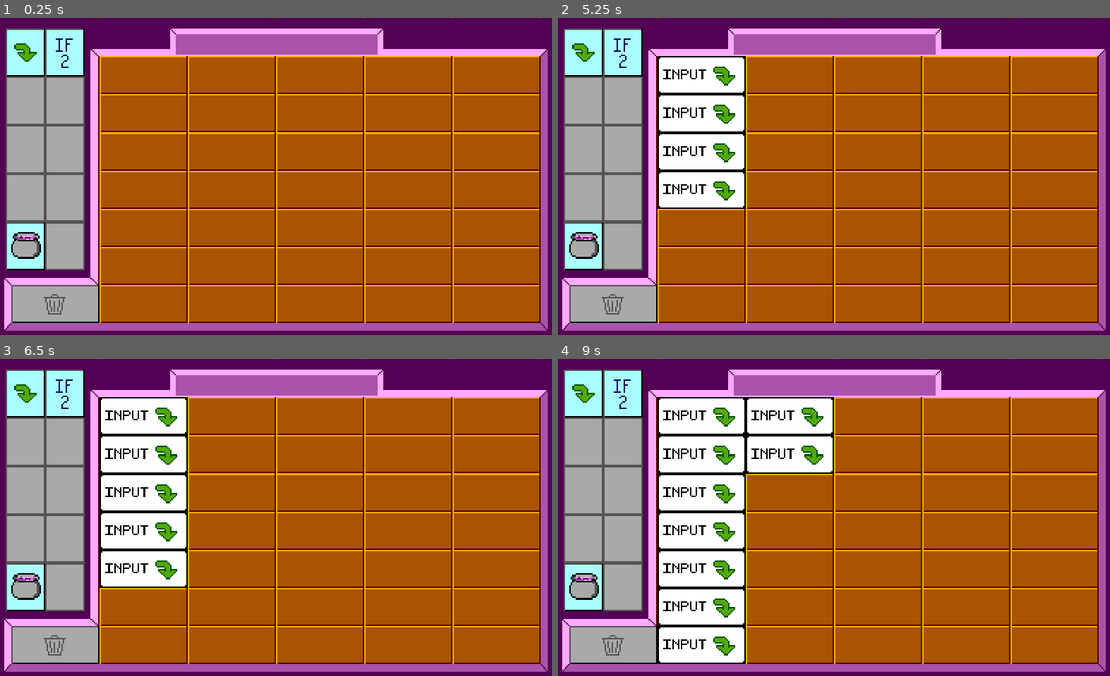
Above: before the commit, frames 1-4 (two rows, left to right).
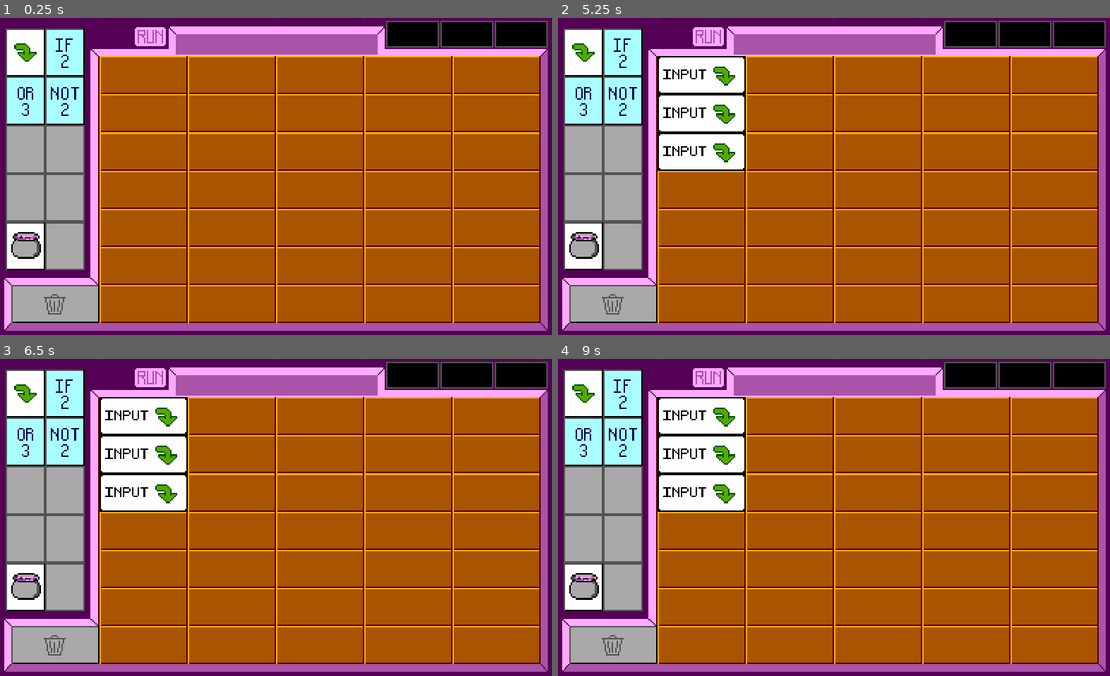
Above: after the commit, the same moments.

Repository: moxvallix/gemhacker-godot
Game: Godot game, scene res://game_window.tscn
The game is run twice, just before and just after one commit, with the same random seed, the same clock (stepped at 60 frames per second) and the same inputs.
Inputs (mouse positions are in pixels of both pictures, inside the frame that each line leads up to):
- Up to frame 1 (0.25 s): no input
- Up to frame 2 (5.25 s): click (585, 52) at 0.52 s; click (707, 37) at 1.27 s; click (585, 52) at 2.02 s; click (707, 37) at 2.77 s; click (585, 52) at 3.52 s; click (707, 37) at 4.27 s; tap Enter at 5 s; move the mouse to (960, 160) at 5.02 s; tap Shift (ui_shift) at 5.1 s
- Up to frame 3 (6.5 s): click (402, 501) at 5.3 s; tap Space at 5.75 s; move the mouse to (165, 533) at 5.77 s; click (165, 533) at 5.85 s; tap Shift (ui_shift) at 6.05 s
- Up to frame 4 (9 s): tap Enter at 6.5, 8 s; move the mouse to (889, 447) at 6.52 s; tap Shift (ui_shift) at 6.6, 7.55, 8.1 s; click (889, 447) at 6.8 s; tap Space at 7.25, 8.75 s; move the mouse to (806, 580) at 7.27 s; click (806, 580) at 7.35 s; move the mouse to (1005, 565) at 8.02 s; click (1005, 565) at 8.3 s; move the mouse to (662, 469) at 8.77 s; click (662, 469) at 8.85 s

The runs differ from the first frame. In frame 1, 6.5% of the frame differs, in the area x 1-100%, y 0-80%; in frame 2, 8.4%; in frame 3, 10%; in frame 4, 18%, in the area x 1-100%, y 0-97%.

Commit message:
feat(gameplay): implements more cards, smoother drag and drop

Diff:
--- a/game_window.tscn
+++ b/game_window.tscn
@@ -1,10 +1,14 @@
-[gd_scene load_steps=6 format=2]
+[gd_scene load_steps=10 format=2]
 
 [ext_resource path="res://assets/background.png" type="Texture" id=1]
-[ext_resource path="res://scenes/input_button.tscn" type="PackedScene" id=2]
+[ext_resource path="res://scenes/buttons/input_button.tscn" type="PackedScene" id=2]
 [ext_resource path="res://scripts/grid.gd" type="Script" id=3]
-[ext_resource path="res://scenes/craft_button.tscn" type="PackedScene" id=4]
-[ext_resource path="res://scenes/if_button.tscn" type="PackedScene" id=6]
+[ext_resource path="res://scenes/buttons/craft_button.tscn" type="PackedScene" id=4]
+[ext_resource path="res://scenes/buttons/or_button.tscn" type="PackedScene" id=5]
+[ext_resource path="res://scenes/buttons/if_button.tscn" type="PackedScene" id=6]
+[ext_resource path="res://scenes/ui/run_button.tscn" type="PackedScene" id=7]
+[ext_resource path="res://scenes/buttons/not_button.tscn" type="PackedScene" id=8]
+[ext_resource path="res://scripts/buttons/buttons-node.gd" type="Script" id=9]
 
 [node name="game_window" type="Node2D"]
 
@@ -22,6 +26,7 @@
 [node name="buttons" type="Control" parent="."]
 margin_right = 40.0
 margin_bottom = 40.0
+script = ExtResource( 9 )
 __meta__ = {
 "_edit_use_anchors_": false
 }
@@ -35,6 +40,22 @@
 [node name="if_button" parent="buttons" instance=ExtResource( 6 )]
 position = Vector2( 174.984, 34.995 )
 
+[node name="or_button" parent="buttons" instance=ExtResource( 5 )]
+position = Vector2( 40, 200 )
+
+[node name="not_button" parent="buttons" instance=ExtResource( 8 )]
+position = Vector2( 175, 200 )
+
+[node name="ui" type="Control" parent="."]
+margin_right = 40.0
+margin_bottom = 40.0
+__meta__ = {
+"_edit_use_anchors_": false
+}
+
+[node name="run_button" parent="ui" instance=ExtResource( 7 )]
+position = Vector2( 480, 30 )
+
 [node name="grid" type="Node2D" parent="."]
 script = ExtResource( 3 )
 imgscale = 5.0
@@ -44,3 +65,5 @@
 y_offset = 26
 x_start = 72
 y_start = 26
+
+[connection signal="card_created" from="grid" to="buttons" method="_on_grid_card_created"]
--- a/project.godot
+++ b/project.godot
@@ -38,6 +38,16 @@
 "events": [ Object(InputEventKey,"resource_local_to_scene":false,"resource_name":"","device":0,"alt":false,"shift":false,"control":false,"meta":false,"command":false,"pressed":false,"scancode":16777237,"unicode":0,"echo":false,"script":null)
  ]
 }
+ui_scroll_up={
+"deadzone": 0.5,
+"events": [ Object(InputEventMouseButton,"resource_local_to_scene":false,"resource_name":"","device":0,"alt":false,"shift":false,"control":false,"meta":false,"command":false,"button_mask":0,"position":Vector2( 0, 0 ),"global_position":Vector2( 0, 0 ),"factor":1.0,"button_index":4,"pressed":false,"doubleclick":false,"script":null)
+ ]
+}
+ui_scroll_down={
+"deadzone": 0.5,
+"events": [ Object(InputEventMouseButton,"resource_local_to_scene":false,"resource_name":"","device":0,"alt":false,"shift":false,"control":false,"meta":false,"command":false,"button_mask":0,"position":Vector2( 0, 0 ),"global_position":Vector2( 0, 0 ),"factor":1.0,"button_index":5,"pressed":false,"doubleclick":false,"script":null)
+ ]
+}
 
 [physics]
 
--- /dev/null
+++ b/project.sync-conflict-20211011-103445-6VHCFOQ.godot
@@ -0,0 +1,58 @@
+; Engine configuration file.
+; It's best edited using the editor UI and not directly,
+; since the parameters that go here are not all obvious.
+;
+; Format:
+;   [section] ; section goes between []
+;   param=value ; assign values to parameters
+
+config_version=4
+
+[application]
+
+config/name="project_game"
+run/main_scene="res://game_window.tscn"
+config/icon="res://icon.png"
+
+[autoload]
+
+Main="*res://scripts/main.gd"
+
+[display]
+
+window/size/width=1920
+window/size/height=1080
+window/stretch/mode="2d"
+window/stretch/aspect="keep"
+
+[input]
+
+ui_end={
+"deadzone": 0.5,
+"events": [ Object(InputEventKey,"resource_local_to_scene":false,"resource_name":"","device":0,"alt":false,"shift":false,"control":false,"meta":false,"command":false,"pressed":false,"scancode":16777230,"unicode":0,"echo":false,"script":null)
+ ]
+}
+ui_touch={
+"deadzone": 0.5,
+"events": [ Object(InputEventMouseButton,"resource_local_to_scene":false,"resource_name":"","device":0,"alt":false,"shift":false,"control":false,"meta":false,"command":false,"button_mask":0,"position":Vector2( 0, 0 ),"global_position":Vector2( 0, 0 ),"factor":1.0,"button_index":1,"pressed":false,"doubleclick":false,"script":null)
+ ]
+}
+ui_shift={
+"deadzone": 0.5,
+"events": [ Object(InputEventKey,"resource_local_to_scene":false,"resource_name":"","device":0,"alt":false,"shift":false,"control":false,"meta":false,"command":false,"pressed":false,"scancode":16777237,"unicode":0,"echo":false,"script":null)
+ ]
+}
+ui_fullscreen={
+"deadzone": 0.5,
+"events": [ Object(InputEventKey,"resource_local_to_scene":false,"resource_name":"","device":0,"alt":false,"shift":false,"control":false,"meta":false,"command":false,"pressed":false,"scancode":16777254,"unicode":0,"echo":false,"script":null)
+ ]
+}
+
+[physics]
+
+common/enable_pause_aware_picking=true
+
+[rendering]
+
+2d/snapping/use_gpu_pixel_snap=true
+environment/default_environment="res://default_env.tres"
--- a/scenes/card_buttons.tscn
+++ b/scenes/buttons/button.tscn
@@ -1,8 +1,8 @@
 [gd_scene load_steps=2 format=2]
 
-[ext_resource path="res://scripts/card_buttons.gd" type="Script" id=1]
+[ext_resource path="res://scripts/buttons/buttons.gd" type="Script" id=1]
 
-[node name="card_buttons" type="Node2D"]
+[node name="button" type="Node2D"]
 script = ExtResource( 1 )
 
 [node name="button" type="TextureButton" parent="."]
--- a/scenes/craft_button.tscn
+++ b/scenes/buttons/craft_button.tscn
@@ -1,6 +1,6 @@
 [gd_scene load_steps=3 format=2]
 
-[ext_resource path="res://scenes/card_buttons.tscn" type="PackedScene" id=1]
+[ext_resource path="res://scenes/buttons/button.tscn" type="PackedScene" id=1]
 [ext_resource path="res://assets/buttons/craft.png" type="Texture" id=2]
 
 [node name="craft_button" instance=ExtResource( 1 )]
--- a/scenes/if_button.tscn
+++ b/scenes/buttons/if_button.tscn
@@ -1,6 +1,6 @@
 [gd_scene load_steps=3 format=2]
 
-[ext_resource path="res://scenes/card_buttons.tscn" type="PackedScene" id=1]
+[ext_resource path="res://scenes/buttons/button.tscn" type="PackedScene" id=1]
 [ext_resource path="res://assets/buttons/if.png" type="Texture" id=2]
 
 [node name="if_button" instance=ExtResource( 1 )]
--- a/scenes/input_button.tscn
+++ b/scenes/buttons/input_button.tscn
@@ -1,6 +1,6 @@
 [gd_scene load_steps=3 format=2]
 
-[ext_resource path="res://scenes/card_buttons.tscn" type="PackedScene" id=1]
+[ext_resource path="res://scenes/buttons/button.tscn" type="PackedScene" id=1]
 [ext_resource path="res://assets/buttons/input.png" type="Texture" id=2]
 
 [node name="input_button" instance=ExtResource( 1 )]
--- /dev/null
+++ b/scenes/buttons/not_button.tscn
@@ -0,0 +1,10 @@
+[gd_scene load_steps=3 format=2]
+
+[ext_resource path="res://scenes/buttons/button.tscn" type="PackedScene" id=1]
+[ext_resource path="res://assets/buttons/not.png" type="Texture" id=2]
+
+[node name="not_button" instance=ExtResource( 1 )]
+card = "not"
+
+[node name="button" parent="." index="0"]
+texture_normal = ExtResource( 2 )
--- /dev/null
+++ b/scenes/buttons/or_button.tscn
@@ -0,0 +1,10 @@
+[gd_scene load_steps=3 format=2]
+
+[ext_resource path="res://scenes/buttons/button.tscn" type="PackedScene" id=1]
+[ext_resource path="res://assets/buttons/or.png" type="Texture" id=2]
+
+[node name="or_button" instance=ExtResource( 1 )]
+card = "or"
+
+[node name="button" parent="." index="0"]
+texture_normal = ExtResource( 2 )
--- a/scenes/cards/card.tscn
+++ b/scenes/cards/card.tscn
@@ -1,6 +1,6 @@
 [gd_scene load_steps=2 format=2]
 
-[ext_resource path="res://scripts/card.gd" type="Script" id=1]
+[ext_resource path="res://scripts/cards/card.gd" type="Script" id=1]
 
 [node name="card" type="Node2D"]
 script = ExtResource( 1 )
@@ -12,3 +12,5 @@
 __meta__ = {
 "_edit_use_anchors_": false
 }
+
+[node name="move_tween" type="Tween" parent="."]
--- a/scenes/cards/craft_card.tscn
+++ b/scenes/cards/craft_card.tscn
@@ -5,6 +5,7 @@
 
 [node name="craft_card" instance=ExtResource( 2 )]
 card = "craft"
+card_type = "action"
 
 [node name="TextureRect" parent="." index="0"]
 texture = ExtResource( 1 )
--- a/scenes/cards/if_card.tscn
+++ b/scenes/cards/if_card.tscn
@@ -1,27 +1,11 @@
-[gd_scene load_steps=5 format=2]
+[gd_scene load_steps=3 format=2]
 
-[ext_resource path="res://scripts/card.gd" type="Script" id=1]
 [ext_resource path="res://scenes/cards/card.tscn" type="PackedScene" id=2]
 [ext_resource path="res://assets/cards/if.png" type="Texture" id=3]
 
-[sub_resource type="PackedScene" id=1]
-_bundled = {
-"conn_count": 0,
-"conns": PoolIntArray(  ),
-"editable_instances": [  ],
-"names": PoolStringArray( "card", "Node2D", "script", "TextureRect", "TextureRect", "margin_right", "margin_bottom", "rect_scale", "__meta__" ),
-"node_count": 2,
-"node_paths": [ NodePath(".") ],
-"nodes": PoolIntArray( -1, -1, 1, 0, -1, 1, 2, 0, 0, 1073741824, 0, 4, 3, -1, 4, 5, 1, 6, 2, 7, 3, 8, 4, 0 ),
-"variants": [ ExtResource( 1 ), 60.0, 26.0, Vector2( 5, 5 ), {
-"_edit_use_anchors_": false
-} ],
-"version": 2
-}
-
 [node name="if_card" instance=ExtResource( 2 )]
 card = "if"
-materials = "single"
+card_type = "single"
 
 [node name="TextureRect" parent="." index="0"]
 texture = ExtResource( 3 )
--- a/scenes/cards/input_card.tscn
+++ b/scenes/cards/input_card.tscn
@@ -5,6 +5,7 @@
 
 [node name="input_card" instance=ExtResource( 2 )]
 card = "input"
+card_type = "action"
 
 [node name="TextureRect" parent="." index="0"]
 texture = ExtResource( 1 )
--- /dev/null
+++ b/scenes/cards/not_card.tscn
@@ -0,0 +1,11 @@
+[gd_scene load_steps=3 format=2]
+
+[ext_resource path="res://scenes/cards/card.tscn" type="PackedScene" id=1]
+[ext_resource path="res://assets/cards/not.png" type="Texture" id=2]
+
+[node name="not_card" instance=ExtResource( 1 )]
+card = "not"
+card_type = "single"
+
+[node name="TextureRect" parent="." index="0"]
+texture = ExtResource( 2 )
--- /dev/null
+++ b/scenes/cards/or_card.tscn
@@ -0,0 +1,11 @@
+[gd_scene load_steps=3 format=2]
+
+[ext_resource path="res://scenes/cards/card.tscn" type="PackedScene" id=1]
+[ext_resource path="res://assets/cards/or.png" type="Texture" id=2]
+
+[node name="or_card" instance=ExtResource( 1 )]
+card = "or"
+card_type = "double"
+
+[node name="TextureRect" parent="." index="0"]
+texture = ExtResource( 2 )
--- a/scenes/materials/blue_material.tscn
+++ /dev/null
@@ -1,9 +0,0 @@
-[gd_scene load_steps=3 format=2]
-
-[ext_resource path="res://assets/materials/sapphire.png" type="Texture" id=1]
-[ext_resource path="res://scenes/material.tscn" type="PackedScene" id=2]
-
-[node name="blue_material" instance=ExtResource( 2 )]
-
-[node name="TextureRect" parent="." index="0"]
-texture = ExtResource( 1 )
--- a/scenes/materials/green_material.tscn
+++ /dev/null
@@ -1,9 +0,0 @@
-[gd_scene load_steps=3 format=2]
-
-[ext_resource path="res://assets/materials/emerald.png" type="Texture" id=1]
-[ext_resource path="res://scenes/material.tscn" type="PackedScene" id=2]
-
-[node name="green_material" instance=ExtResource( 2 )]
-
-[node name="TextureRect" parent="." index="0"]
-texture = ExtResource( 1 )
--- a/scenes/materials/material.tscn
+++ b/scenes/materials/material.tscn
@@ -1,7 +1,16 @@
-[gd_scene load_steps=3 format=2]
+[gd_scene load_steps=2 format=2]
 
 [ext_resource path="res://scripts/materials/material.gd" type="Script" id=1]
-[ext_resource path="res://scenes/material.tscn" type="PackedScene" id=2]
 
-[node name="material" instance=ExtResource( 2 )]
+[node name="material" type="Node2D"]
 script = ExtResource( 1 )
+
+[node name="TextureButton" type="TextureButton" parent="."]
+margin_right = 16.0
+margin_bottom = 16.0
+rect_scale = Vector2( 5, 5 )
+__meta__ = {
+"_edit_use_anchors_": false
+}
+
+[connection signal="pressed" from="TextureButton" to="." method="_on_TextureButton_pressed"]
--- a/scenes/materials/purple_material.tscn
+++ /dev/null
@@ -1,9 +0,0 @@
-[gd_scene load_steps=3 format=2]
-
-[ext_resource path="res://assets/materials/amythest_v2.png" type="Texture" id=1]
-[ext_resource path="res://scenes/material.tscn" type="PackedScene" id=2]
-
-[node name="purple_material" instance=ExtResource( 2 )]
-
-[node name="TextureRect" parent="." index="0"]
-texture = ExtResource( 1 )
--- a/scenes/materials/red_material.tscn
+++ /dev/null
@@ -1,9 +0,0 @@
-[gd_scene load_steps=3 format=2]
-
-[ext_resource path="res://assets/materials/ruby.png" type="Texture" id=1]
-[ext_resource path="res://scenes/material.tscn" type="PackedScene" id=2]
-
-[node name="red_material" instance=ExtResource( 2 )]
-
-[node name="TextureRect" parent="." index="0"]
-texture = ExtResource( 1 )
--- a/scenes/materials/yellow_material.tscn
+++ /dev/null
@@ -1,9 +0,0 @@
-[gd_scene load_steps=3 format=2]
-
-[ext_resource path="res://assets/materials/topaz.png" type="Texture" id=1]
-[ext_resource path="res://scenes/material.tscn" type="PackedScene" id=2]
-
-[node name="yellow_material" instance=ExtResource( 2 )]
-
-[node name="TextureRect" parent="." index="0"]
-texture = ExtResource( 1 )
--- /dev/null
+++ b/scenes/ui/run_button.tscn
@@ -0,0 +1,14 @@
+[gd_scene load_steps=2 format=2]
+
+[ext_resource path="res://assets/ui/run.png" type="Texture" id=1]
+
+[node name="run_button" type="Node2D"]
+
+[node name="TextureButton" type="TextureButton" parent="."]
+margin_right = 21.0
+margin_bottom = 13.0
+rect_scale = Vector2( 5, 5 )
+texture_normal = ExtResource( 1 )
+__meta__ = {
+"_edit_use_anchors_": false
+}
--- /dev/null
+++ b/scripts/buttons/buttons-node.gd
@@ -0,0 +1,20 @@
+extends Control
+
+
+# Declare member variables here. Examples:
+# var a = 2
+# var b = "text"
+
+
+# Called when the node enters the scene tree for the first time.
+func _ready():
+	pass # Replace with function body.
+
+
+# Called every frame. 'delta' is the elapsed time since the previous frame.
+#func _process(delta):
+#	pass
+
+
+func _on_grid_card_created(card):
+	pass # Replace with function body.
--- a/scripts/card_buttons.gd
+++ b/scripts/buttons/buttons.gd
@@ -8,20 +8,24 @@
 func _ready():
 	pass # Replace with function body.
 
-
 # Called every frame. 'delta' is the elapsed time since the previous frame.
-#func _process(delta):
-#	pass
-
+func _process(delta):
+	if !enabled:
+		self.modulate = Color(0.3, 0.3, 0.3)
 
 func _on_button_mouse_entered():
-	var button = get_node("button")
-	button.modulate = Color(0, 0.95, 0)
-
+	if enabled:
+		var button = get_node("button")
+		button.modulate = Color(0, 0.95, 0)
 
 func _on_button_mouse_exited():
 	var button = get_node("button")
 	button.modulate = Color(1, 1, 1)
 
 func _on_button_pressed():
-	get_parent().get_parent().get_node("grid").create_card(card)
+	if enabled:
+		get_parent().get_parent().get_node("grid").create_card(card)
+
+
+func _on_grid_card_created(card, type):
+	pass # Replace with function body.
--- a/scripts/card.gd
+++ /dev/null
@@ -1,31 +0,0 @@
-extends Node2D
-
-export (String) var card
-export (String, "none", "single", "double") var materials
-
-var material_1 = preload("res://scenes/materials/material.tscn")
-var material_2 = preload("res://scenes/materials/material.tscn")
-
-var asset_scale = Vector2(5,5)
-
-var material_1_pos = Vector2(40, 2) * asset_scale
-var material_2_pos = Vector2(4,2) * asset_scale
-
-# Called when the node enters the scene tree for the first time.
-func _ready():
-	print(scale)
-	if materials == "single":
-		add_material(material_1.instance(), material_1_pos)
-	if materials == "double":
-		add_material(material_1.instance(), material_1_pos)
-		add_material(material_2.instance(), material_2_pos)
-	pass # Replace with function body.
-
-func add_material(material, position):
-	add_child(material)
-	material.position = position
-	pass
-
-# Called every frame. 'delta' is the elapsed time since the previous frame.
-#func _process(delta):
-#	pass
--- /dev/null
+++ b/scripts/cards/card.gd
@@ -0,0 +1,45 @@
+extends Node2D
+
+export (String) var card
+export (String, "plain", "action", "single", "double") var card_type
+
+var move_tween
+var move_speed = 0.15
+
+var material_1_scene = preload("res://scenes/materials/material.tscn")
+var material_2_scene = preload("res://scenes/materials/material.tscn")
+
+var material_1
+var material_2
+
+var asset_scale = Vector2(5,5)
+
+var material_1_pos = Vector2(40, 2) * asset_scale
+var material_2_pos = Vector2(4,2) * asset_scale
+
+# Called when the node enters the scene tree for the first time.
+func _ready():
+	move_tween = get_node("move_tween")
+	if card_type == "single":
+		add_material(material_1_scene.instance(), material_1_pos)
+	if card_type == "double":
+		add_material(material_1_scene.instance(), material_1_pos)
+		add_material(material_2_scene.instance(), material_2_pos)
+	if card_type == "action":
+		pass
+	pass # Replace with function body.
+
+func add_material(material, position):
+	add_child(material)
+	material.position = position
+	pass
+
+func move(target):
+	move_tween.interpolate_property(self, "position", position, target, move_speed, Tween.TRANS_SINE, Tween.EASE_OUT);
+	move_tween.start();
+	pass;
+
+# Called every frame. 'delta' is the elapsed time since the previous frame.
+func _process(_delta):
+	material_1 = material_1_scene.instance().material_id
+	material_2 = material_2_scene.instance().material_id
--- a/scripts/grid.gd
+++ b/scripts/grid.gd
@@ -9,8 +9,9 @@
 export (int) var x_start
 export (int) var y_start
 
-var cards = preload("res://scenes/cards/input_card.tscn")
 var exit_loop
+
+signal card_created(card)
 
 var trash_zone = Vector2(-1, 6)
 
@@ -27,7 +28,9 @@
 var possible_cards = [
 	preload("res://scenes/cards/input_card.tscn"),
 	preload("res://scenes/cards/craft_card.tscn"),
-	preload("res://scenes/cards/if_card.tscn")
+	preload("res://scenes/cards/if_card.tscn"),
+	preload("res://scenes/cards/or_card.tscn"),
+	preload("res://scenes/cards/not_card.tscn"),
 ]
 
 # Called when the node enters the scene tree for the first time.
@@ -41,6 +44,7 @@
 		var current_card = possible_cards[loop].instance()
 		if current_card.card == card:
 			spawn_card(current_card)
+			emit_signal("card_created", current_card)
 
 func make_2d_array():
 	var array = []
@@ -85,7 +89,6 @@
 				being_dragged = current_tile
 				board[click_pos.x][click_pos.y] = null
 			if click_pos == trash_zone && shifting == true:
-				print("ues")
 				for n in get_node(".").get_children():
 					get_node(".").remove_child(n)
 					n.queue_free()
@@ -127,7 +130,7 @@
 		var board_pos = board[grid_pos.x][grid_pos.y]
 		if board_pos == null:
 			board[grid_pos.x][grid_pos.y] = object
-			object.position = grid_to_pixel(grid_pos.x, grid_pos.y)
+			object.move(grid_to_pixel(grid_pos.x, grid_pos.y))
 			dragging = false
 			object.z_index = 1
 		if board_pos != null:
@@ -140,7 +143,7 @@
 
 func send_back(object):
 	dragging = false
-	object.position = initial_pos
+	object.move(initial_pos)
 	board[click_pos.x][click_pos.y] = object
 	object.z_index = 1
 
--- /dev/null
+++ b/scripts/main.gd
@@ -0,0 +1,16 @@
+extends Node
+
+var fullscreen_toggle = false
+
+# Called when the node enters the scene tree for the first time.
+func _ready():
+	pass # Replace with function body.
+
+
+# Called every frame. 'delta' is the elapsed time since the previous frame.
+#func _process(delta):
+#	pass
+
+func _input(event):
+	if event.is_action_pressed("ui_fullscreen"):
+		OS.window_fullscreen =! OS.window_fullscreen
--- a/scripts/materials/material.gd
+++ b/scripts/materials/material.gd
@@ -1,13 +1,13 @@
 extends Node2D
 
-var material_id = 4
+var material_id = 0
 
 var materials = [
-	preload("res://scenes/materials/red_material.tscn"),
-	preload("res://scenes/materials/yellow_material.tscn"),
-	preload("res://scenes/materials/green_material.tscn"),
-	preload("res://scenes/materials/blue_material.tscn"),
-	preload("res://scenes/materials/purple_material.tscn"),
+	preload("res://assets/materials/ruby.png"),
+	preload("res://assets/materials/topaz.png"),
+	preload("res://assets/materials/emerald.png"),
+	preload("res://assets/materials/sapphire.png"),
+	preload("res://assets/materials/amythest.png"),
 ]
 
 # Called when the node enters the scene tree for the first time.
@@ -16,18 +16,19 @@
 	pass # Replace with function body.
 
 func on_click():
-	if material_id < materials.size():
-		pass
+	if material_id == materials.size() - 1:
+		material_id = 0
+		update_materials()
+	elif material_id < materials.size() - 1:
+		material_id += 1
+		update_materials()
 
 func update_materials():
-	delete_children()
-	add_child(materials[material_id].instance())
-
-func delete_children():
-	for n in get_node(".").get_children():
-		get_node(".").remove_child(n)
-		n.queue_free()
+	get_node("TextureButton").set_normal_texture(materials[material_id])
 
 # Called every frame. 'delta' is the elapsed time since the previous frame.
 #func _process(delta):
-#	if get_global_mouse_position() ==
+#	pass
+
+func _on_TextureButton_pressed():
+	on_click()
Binary file changed: assets/background.png
Binary file changed: assets/buttons/craft.png
Binary file changed: assets/buttons/discard.png
Binary file changed: assets/buttons/input.png
Binary file added: assets/materials/1.png
Not shown, added: assets/materials/1.png.import
Binary file added: assets/materials/2.png
Not shown, added: assets/materials/2.png.import
Binary file added: assets/materials/3.png
Not shown, changed: assets/materials/3.png.import
Renamed: assets/materials/amythest_v2.png -> assets/materials/amythest.png
Not shown, added: assets/materials/amythest.png.import
(and 11 more such lines)
